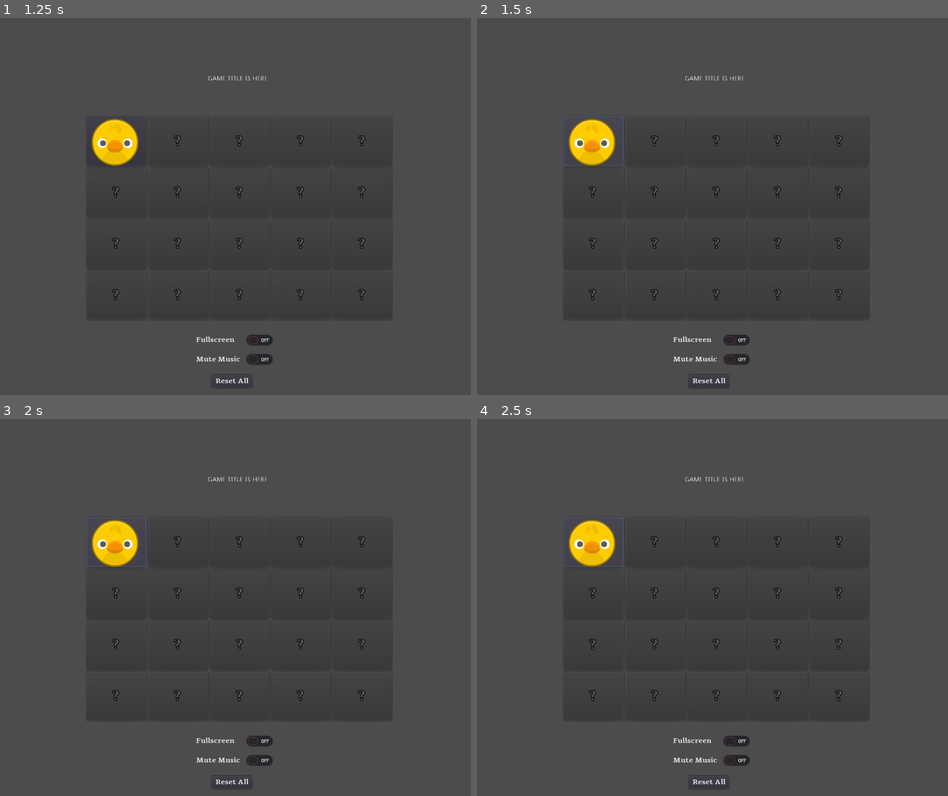
Above: before the commit, frames 1-4 (two rows, left to right).
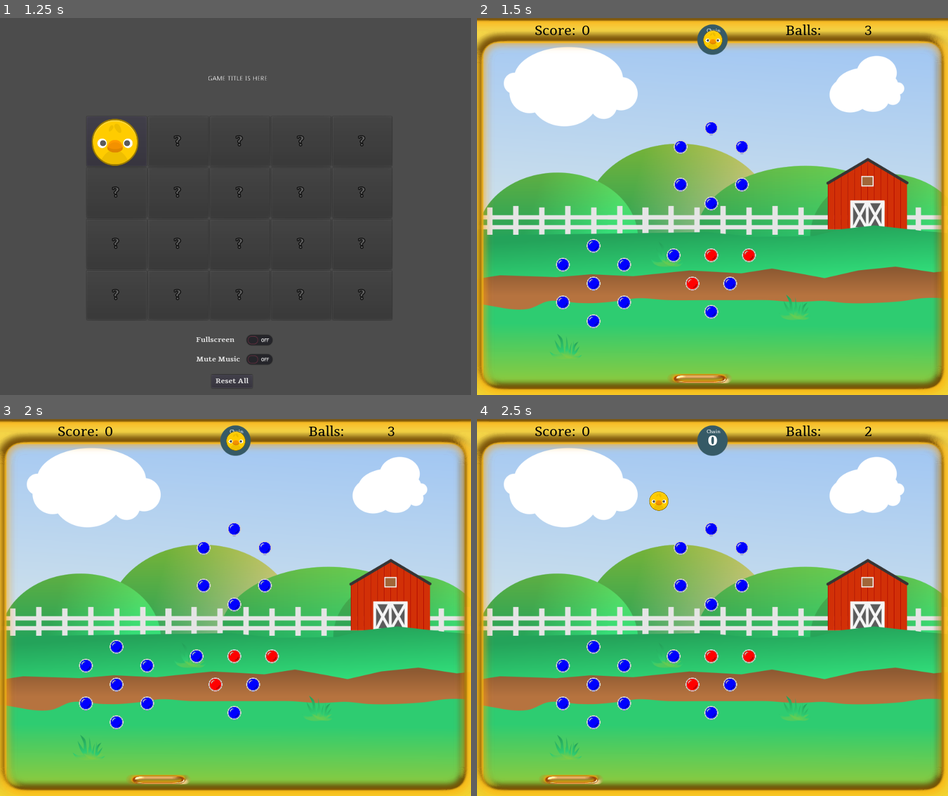
Above: after the commit, the same moments.

Repository: doctor-g/GGJ21
Game: Godot game, scene res://src/SplashScreen.tscn
The game is run twice, just before and just after one commit, with the same random seed, the same clock (stepped at 60 frames per second) and the same inputs. Sound files missing from this copy of the repository are replaced by a short silence.
Inputs (mouse positions are in pixels of both pictures, inside the frame that each line leads up to):
- Up to frame 1 (1.25 s): tap Enter at 0.5 s; move the mouse to (339, 187) at 0.52 s; click (339, 187) at 0.67 s
- Up to frame 2 (1.5 s): click (594, 142) at 1.25 s
- Up to frame 3 (2 s): no input
- Up to frame 4 (2.5 s): click (594, 543) at 2.02 s

Frame 1 is identical in both runs. In frame 2, 100% of the frame differs, in the area x 0-100%, y 0-100%; in frame 3, 100%; in frame 4, 100%.
Error before the commit: Attempt to call function 'play' in base 'null instance' on a null instance. (res://src/MainMenuScreen.gd:37)

Commit message:
Reset max peg health

Diff:
--- a/project/src/MainMenuScreen.tscn
+++ b/project/src/MainMenuScreen.tscn
@@ -1,7 +1,8 @@
-[gd_scene load_steps=5 format=2]
+[gd_scene load_steps=6 format=2]
 
 [ext_resource path="res://src/MainMenuScreen.gd" type="Script" id=1]
 [ext_resource path="res://assets/fonts/Tienne-Bold.ttf" type="DynamicFontData" id=2]
+[ext_resource path="res://assets/SFX/button_clicked.wav" type="AudioStream" id=3]
 
 [sub_resource type="DynamicFont" id=1]
 font_data = ExtResource( 2 )
@@ -71,6 +72,9 @@
 margin_bottom = 784.645
 custom_fonts/font = SubResource( 2 )
 text = "Reset All"
+
+[node name="ButtonClicked" type="AudioStreamPlayer" parent="."]
+stream = ExtResource( 3 )
 [connection signal="toggled" from="FullscreenButton" to="." method="_on_FullscreenButton_toggled"]
 [connection signal="toggled" from="MuteMusicButton" to="." method="_on_MuteMusicButton_toggled"]
 [connection signal="pressed" from="ResetButton" to="." method="_on_ResetButton_pressed"]
--- a/project/src/PegGenerator.gd
+++ b/project/src/PegGenerator.gd
@@ -46,6 +46,7 @@
 	var level := 5
 	if unlock_level > 2:
 		level = 5
+		max_peg_health = 2
 	elif 1 < unlock_level and unlock_level < 4:
 		level = 7
 		max_peg_health = 3
